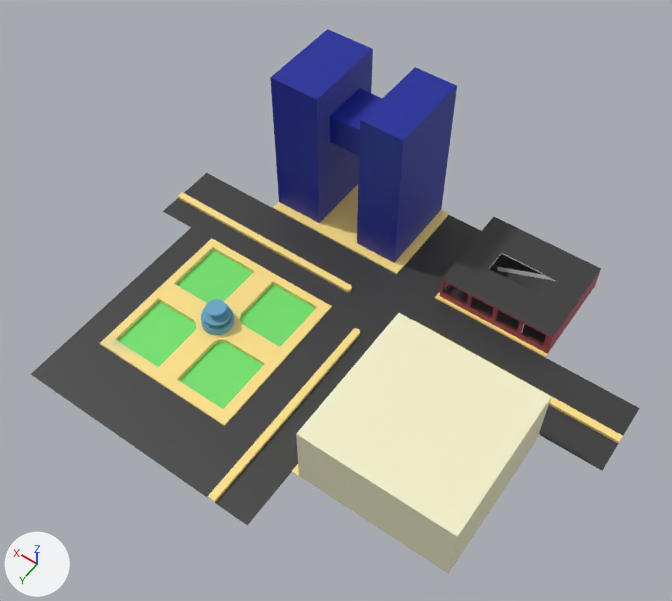
The FBX model Combat Coalition/Assets/Art/Level/C.C.Level1/C.C.Level1.fbx as it was, and as the next commit left it.
Camera for both pictures: a 50 mm lens placed at (-152.8, 195.4, 243.6), pointed at (-54.0, 57.0, 26.1). Every picture has the same lights, and +X, +Y and +Z are marked at lower left.

Names of what the first picture shows: 'Prorotype'.
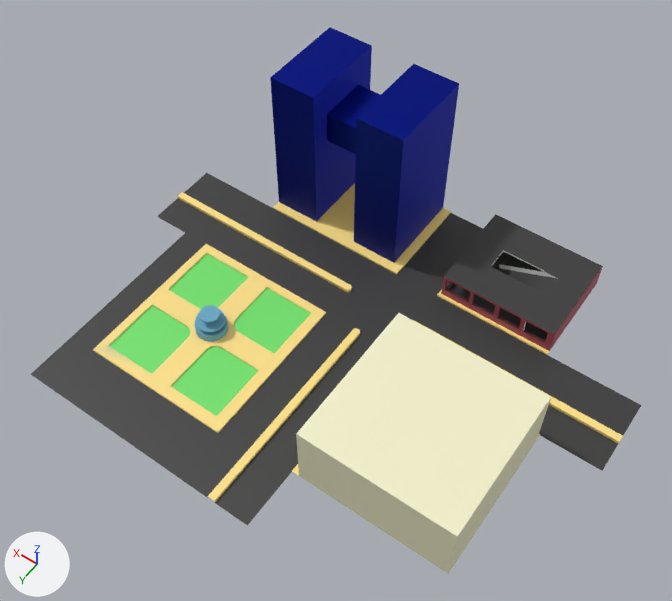
What changed in the scene script:
```text
Add img_level_metallic_png:
    img_level_metallic_png = load_image('Level Metallic.png', 'Level Metallic.png', 2046, 2046, 'Non-Color')
Change mat_level:
    add n3 = _N.new('ShaderNodeTexImage'); n3.name = 'Image Texture.001'
    add n3.image = img_level_metallic_png
    where n0 = _N.new('ShaderNodeBsdfPrincipled'); n0.name = 'Principled BSDF'
    add _L.new(n3.outputs[0], n0.inputs[1])  # 'Color' to 'Metallic'
Change me_prorotype:
    used by ob_prorotype; location = (0.0, 0.0, 0.0)
    remove me_prorotype.from_pydata(...)  # 535 vertices, 304 faces; spans x -141.0..31.0, y -14.0..120.0, z 0.0..57.0
    add me_prorotype.from_pydata(...)  # 535 vertices, 304 faces; spans x -141.0..31.0, y -15.0..120.0, z 1.0..57.0
    me_prorotype part 1: 105 of the vertices in x -110.0..-50.0, y -14.0..21.0, z 1.0..11.0 are moved by (0.0, -1.0, 0.0)
    me_prorotype part 2: 1 of the vertices in x -141.0, y 21.0, z 1.0 are moved by (0.0, -1.0, 0.0)
    me_prorotype part 3: all 288 vertices in x -43.0..31.0, y 44.0..99.0, z 1.0..9.0 are moved by (0.0, 3.0, 0.0)
    me_prorotype part 4: all 36 vertices in x -39.0..5.0, y 47.0..95.0, z 0.0 are moved by (0.0, 3.0, 1.0)
    me_prorotype part 5: all 8 vertices in x -34.0..-18.0, y 10.0..17.0, z 2.0..57.0 are moved by (1.0, 0.0, 0.0)
```

Location of each change, [x1, y1, x2, y2] in pixels of the pictures (672 x 601 px; the box of a moved part takes in the faces that stretch with it):
'Prorotype', surface changed, reshaped
    before: [31, 29, 640, 573]
    after: [31, 27, 641, 573]
part 1 of me_prorotype, moved or reshaped
    before: [397, 214, 601, 357]
    after: [397, 212, 603, 355]
part 2 of me_prorotype, moved or reshaped
    before: [163, 173, 640, 525]
    after: [157, 173, 641, 525]
part 3 of me_prorotype, moved or reshaped
    before: [31, 228, 354, 498]
    after: [31, 233, 354, 498]
part 4 of me_prorotype, moved or reshaped
    before: [116, 247, 317, 409]
    after: [108, 253, 311, 416]
part 5 of me_prorotype, moved or reshaped
    before: [270, 49, 449, 273]
    after: [270, 46, 451, 273]
